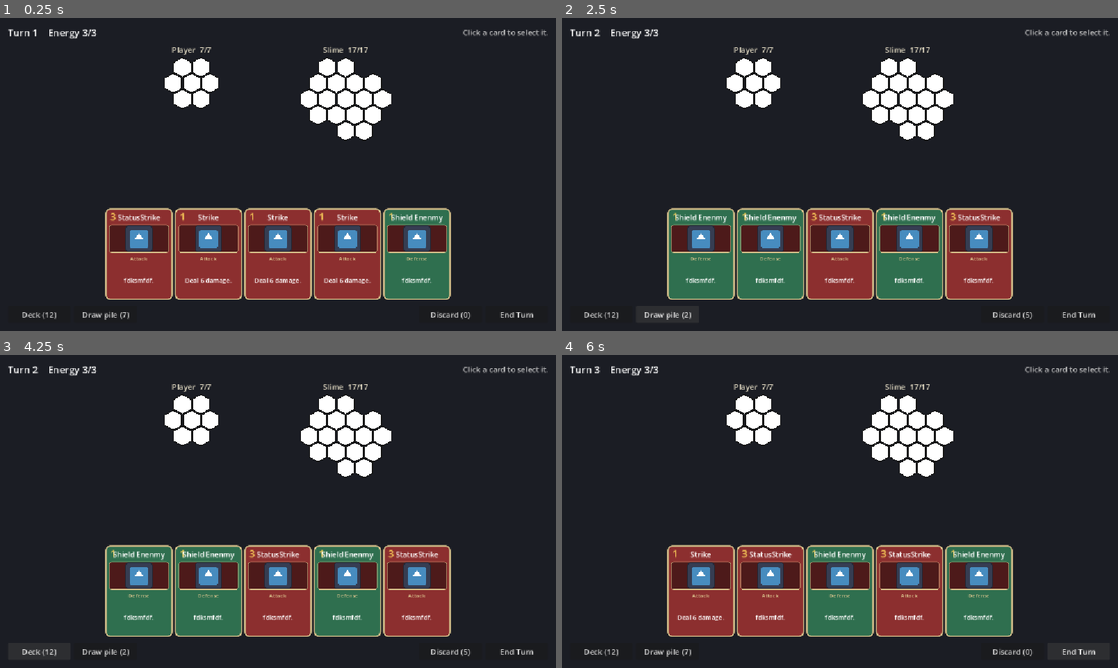
Above: before the commit, frames 1-4 (two rows, left to right).
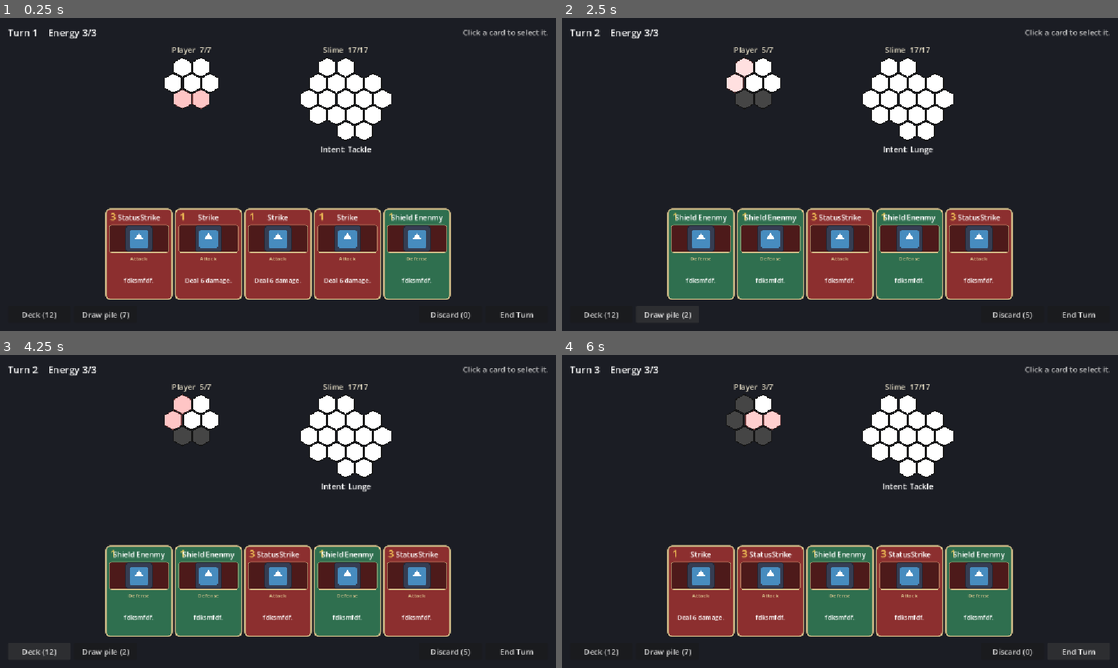
Above: after the commit, the same moments.

Repository: himaiayas/hex-sts
Game: Godot game, scene res://scenes/combat.tscn
Same seed, same stepped clock (60 frames per second), same inputs: the game is played once before the commit and once after it. This scene is started directly instead of the project's main scene. The engine's default icon, where the game draws it, is replaced by a stand-in: a white triangle on a blue panel in a dark square.
Inputs:
- Up to frame 1 (0.25 s): no input
- Up to frame 2 (2.5 s): click "End Turn" at 0.5 s; click "Deck (12)" at 1.25 s; click "Draw pile (2)" at 2 s
- Up to frame 3 (4.25 s): click "Discard (5)" at 2.75 s; click "Deck (12)" at 3.5 s
- Up to frame 4 (6 s): click "Draw pile (2)" at 4.25 s; click "Discard (5)" at 5 s; click "End Turn" at 5.75 s

The runs differ from the first frame. In frame 1, 0.4% of the frame differs, in the area x 31-67%, y 22-44%; in frame 2, 0.7%; in frame 3, 0.7%; in frame 4, 1.0%, in the area x 29-67%, y 9-44%.

Commit message:
feat: run enemy turns and show intents in combat
Also fix HealthGridView.NO_CELL colliding with the (0,0) cell.

Diff:
--- a/scripts/actions/base_action.gd
+++ b/scripts/actions/base_action.gd
@@ -3,6 +3,7 @@
 
 enum TargetType {PLAYER, ENEMY}
 var target: TargetType
+var display_name := ""
 
 func _init(_target: TargetType)->void:
 	target = _target
--- a/scripts/combat/combat_scene.gd
+++ b/scripts/combat/combat_scene.gd
@@ -11,6 +11,7 @@
 var selected: BaseCard = null
 
 var _enemy_views: Array[HealthGridView] = []
+var _intent_labels: Array[Label] = []
 
 @onready var _status_label: Label = %StatusLabel
 @onready var _hint_label: Label = %HintLabel
@@ -30,34 +31,21 @@
 	if RunState.deck.is_empty():
 		RunState.start_new_run()
 	combat = RunState.start_combat()
-	var coords: Array[Vector2i] = [
-		Vector2i(0, 0),
-		Vector2i(1, 0),
-		Vector2i(0, 1),
-		Vector2i(-1, 1),
-		Vector2i(-1, 0),
-		Vector2i(0, -1),
-		Vector2i(1, -1),
-		Vector2i(2,0),
-		Vector2i(1,1),
-		Vector2i(0,2),
-		Vector2i(-1,2),
-		Vector2i(-2,1),
-		Vector2i(-2,0),
-		Vector2i(-1,-1),
-		Vector2i(0,-2),
-		Vector2i(1,-2),
-		Vector2i(2,-1),
-	]
-	combat.enemies.append(CombatUnit.new("Slime", CombatUnit.make_hex_health(coords)))
+	combat.enemies.append(Slime.new())
 
 	_player_view.setup(combat.player, false)
 	for enemy in combat.enemies:
 		var view := HealthGridView.new()
 		view.setup(enemy, true)
 		view.cell_clicked.connect(_on_enemy_cell_clicked)
-		_enemies_box.add_child(view)
+		var intent_label := Label.new()
+		intent_label.horizontal_alignment = HORIZONTAL_ALIGNMENT_CENTER
+		var box := VBoxContainer.new()
+		box.add_child(view)
+		box.add_child(intent_label)
+		_enemies_box.add_child(box)
 		_enemy_views.append(view)
+		_intent_labels.append(intent_label)
 
 	combat.start_turn()
 	_refresh()
@@ -155,6 +143,15 @@
 	for view in _enemy_views:
 		view.action_tiles = pattern
 		view.refresh()
+
+	var intents: Array = []
+	for i in combat.enemies.size():
+		var enemy := combat.enemies[i] as BaseEnemy
+		var action := enemy.intent_action as GridAction if enemy else null
+		_intent_labels[i].text = "Intent: %s" % action.display_name if action else ""
+		if action:
+			intents.append({cell = enemy.intent_cell + action.anchor, tiles = action.tiles})
+	_player_view.intents = intents
 	_player_view.refresh()
 
 
--- a/scripts/combat/combat_state.gd
+++ b/scripts/combat/combat_state.gd
@@ -48,11 +48,18 @@
 	turn += 1
 	energy = max_energy
 	draw(DRAW_PER_TURN)
+	for e in enemies:
+		var enemy := e as BaseEnemy
+		if enemy:
+			enemy.plan(player)
 
 
 func end_turn() -> void:
 	discard_hand()
-	# Enemy turn goes here.
+	for e in enemies:
+		var enemy := e as BaseEnemy
+		if enemy:
+			enemy.take_turn(self)
 	start_turn()
 
 
--- a/scripts/combat/ui/health_grid_view.gd
+++ b/scripts/combat/ui/health_grid_view.gd
@@ -9,7 +9,10 @@
 const HEX_SIZE := 22.0
 const SQRT3 := 1.7320508
 const NAME_HEIGHT := 24.0
-const NO_CELL := Vector2i(0, 0)
+const NO_CELL := Vector2i(999999, 999999)  # not (0,0): that's a real cell
+const INTENT_ALPHA_MIN := 0.15
+const INTENT_ALPHA_MAX := 0.45
+const INTENT_PERIOD := 1.4  # seconds per pulse
 
 const COLOR_ALIVE := Color("#ffffff")
 const COLOR_DAMAGED := Color("#454545")
@@ -21,6 +24,7 @@
 var unit: CombatUnit
 var clickable := false
 var action_tiles: Array[BaseActionTile] = [] # action tiles of the currently selected card
+var intents: Array = [] # enemy attacks aimed at this grid: [{cell: Vector2i, tiles: Array[BaseActionTile]}]
 
 var _hover := NO_CELL
 var _origin := Vector2.ZERO
@@ -52,7 +56,9 @@
 	queue_redraw()
 
 
-
+func _process(_delta: float) -> void:
+	if not intents.is_empty():
+		queue_redraw()  # keep the intent pulse animating
 
 
 func _draw() -> void:
@@ -88,6 +94,14 @@
 		draw_colored_polygon(corners, color)
 		corners.append(corners[0])
 		draw_polyline(corners, COLOR_EDGE, 2.0)
+
+	var wave := 0.5 + 0.5 * sin(TAU * Time.get_ticks_msec() / 1000.0 / INTENT_PERIOD)
+	var pulse := lerpf(INTENT_ALPHA_MIN, INTENT_ALPHA_MAX, wave)
+	for intent in intents:
+		for t: BaseActionTile in intent.tiles:
+			var cell: Vector2i = intent.cell + t.coords
+			if unit.health.has(cell):
+				draw_colored_polygon(_corners(_origin + _axial_to_pixel(cell)), Color(t.get_color(), pulse))
 
 	for t in action_tiles:
 		var cell := _hover + t.coords
Not shown, changed: TASK.md
